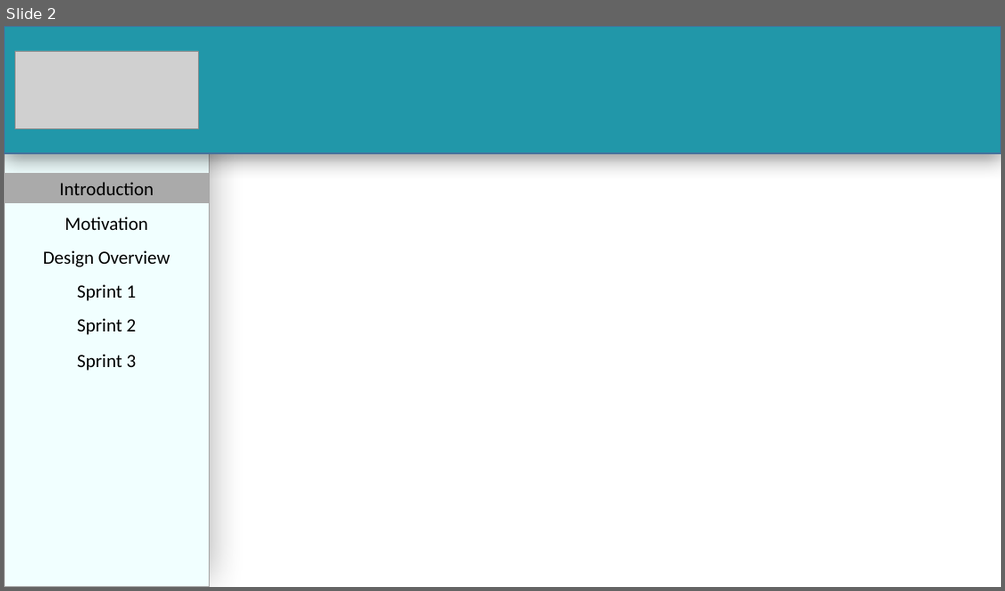
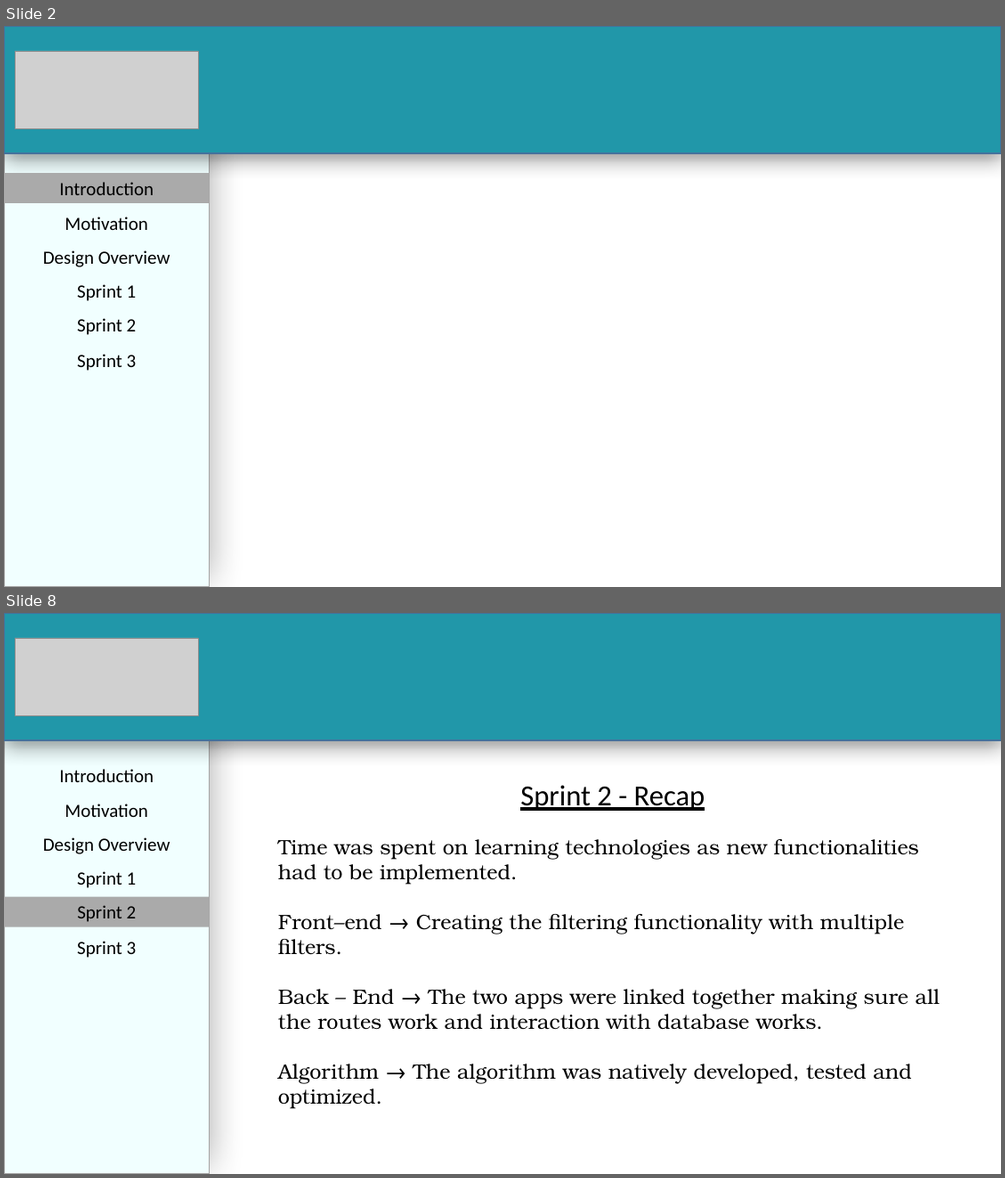
Before and after one commit to PalinaRawat/MyPQue, a slide deck: Documents/Team 7 - Sprint 3 Presentation.pptx. Shown one above the other, each under a label of ours: slide 2 before the commit, slides 2 and 8 after it; the slides between them are not shown. The pictures are 1005x591 and 1005x1178 pixels, drawn with LibreOffice and Linux fonts; fonts in the diff are those of the drawing; grey boxes stand for pictures. Boxes give left, top, right and bottom in pixels: in the first picture for what was removed or moved away, otherwise in the second. Text is boxed around its words. In the diff, an @@ line names an element or a change of style, - is before the commit and + after.

Commit message:
Presentation for Sprint 3 demo

```diff
--- a/Documents/Team 7 - Sprint 3 Presentation.pptx
+++ b/Documents/Team 7 - Sprint 3 Presentation.pptx
@@ slide 8 added at [4,613,1001,1174], background #FFFFFF @@
@@ rectangle added at [4,613,210,1174], fill #F1FFFF, outline #A5A5A5 1 pt @@
@@ rectangle added at [4,613,1001,740], fill #2197A9, outline #43739E 1 pt @@
@@ picture added at [16,638,198,715] @@
@@ text added at [59,769,154,782], 18 pt, text #000000 @@
+Introduction
@@ text added at [278,785,940,1109], 20 pt, text #000000 @@
+Sprint 2 - Recap
+Time was spent on learning technologies as new functionalities had to be implemented.
+Front–end → Creating the filtering functionality with multiple filters.
+Back – End → The two apps were linked together making sure all the routes work and interaction with database works.
+Algorithm → The algorithm was natively developed, tested and optimized.
@@ text added at [65,803,148,817], 18 pt, text #000000 @@
+Motivation
@@ text added at [43,837,170,854], 18 pt, text #000000 @@
+Design Overview
@@ text added at [77,871,137,888], 18 pt, text #000000 @@
+Sprint 1
@@ rectangle added at [4,896,210,926], fill #AAAAAA, 18 pt, text #000000 @@
+Sprint 2
@@ text added at [77,941,137,957], 18 pt, text #000000 @@
+Sprint 3
```
Also in this commit, not shown: 3 slides changed, 3 other slides added.
